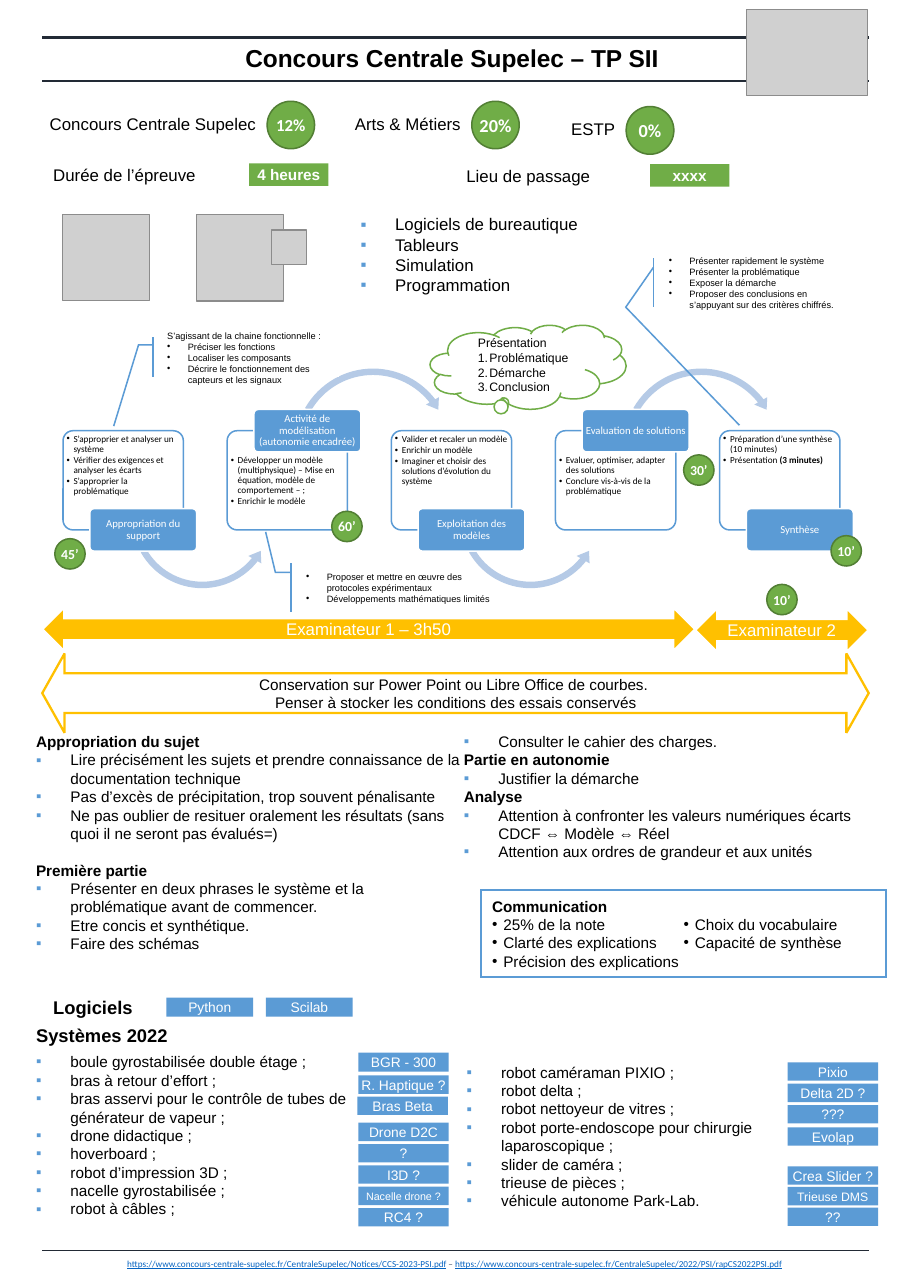
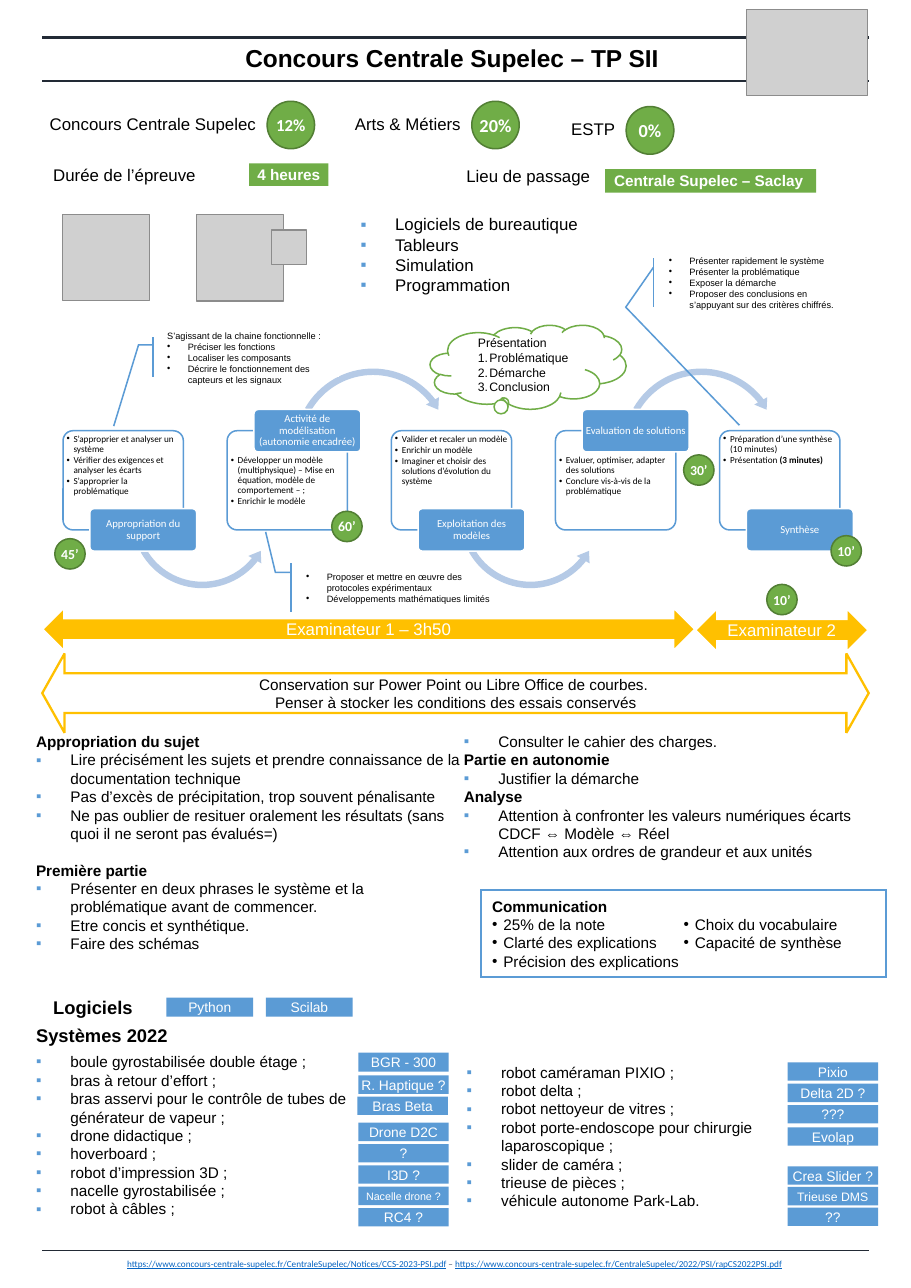
Before and after one commit to xpessoles/PSI_Preparation_Oral, a slide deck: slide 2 of PresentationsEpreuves/Presentations_Epreuves.pptx. Drawn at 911x1288 pixels with LibreOffice and Linux fonts; fonts in the diff are those of the drawing; grey boxes stand for pictures. Boxes give left, top, right and bottom in pixels: in the first picture for what was removed or moved away, otherwise in the second. Text is boxed around its words. In the diff, an @@ line names an element or a change of style, - is before the commit and + after.

```diff
--- a/PresentationsEpreuves/Presentations_Epreuves.pptx
+++ b/PresentationsEpreuves/Presentations_Epreuves.pptx
@@ rectangle "Centrale Supelec – Saclay": place and size @@
-rectangle "Centrale Supelec – Saclay" at [650,164,729,186]
+rectangle "Centrale Supelec – Saclay" at [605,169,816,192]
@@ text in rectangle at [614,175,803,189]: text changed @@
-xxxx
+Centrale Supelec – Saclay
```
